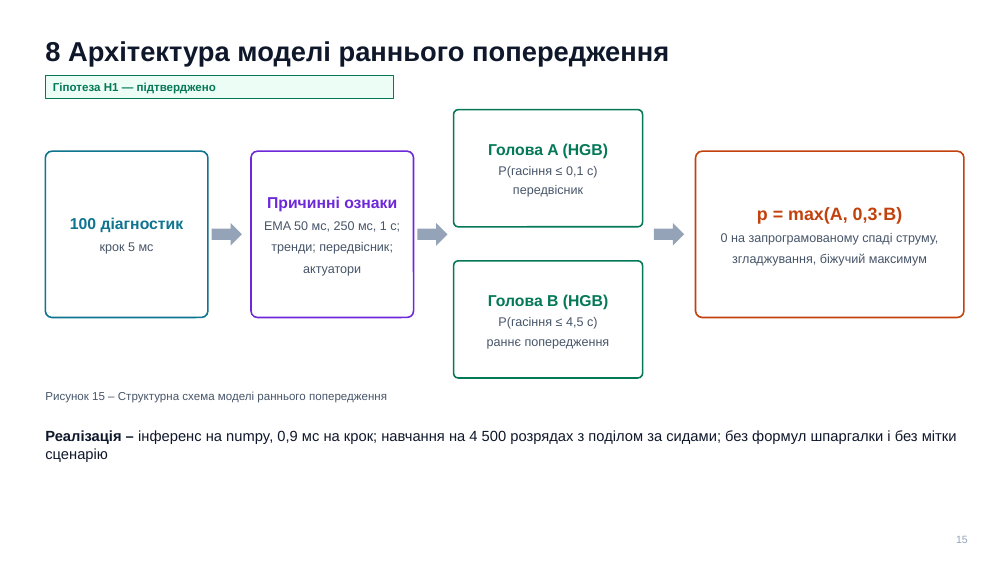
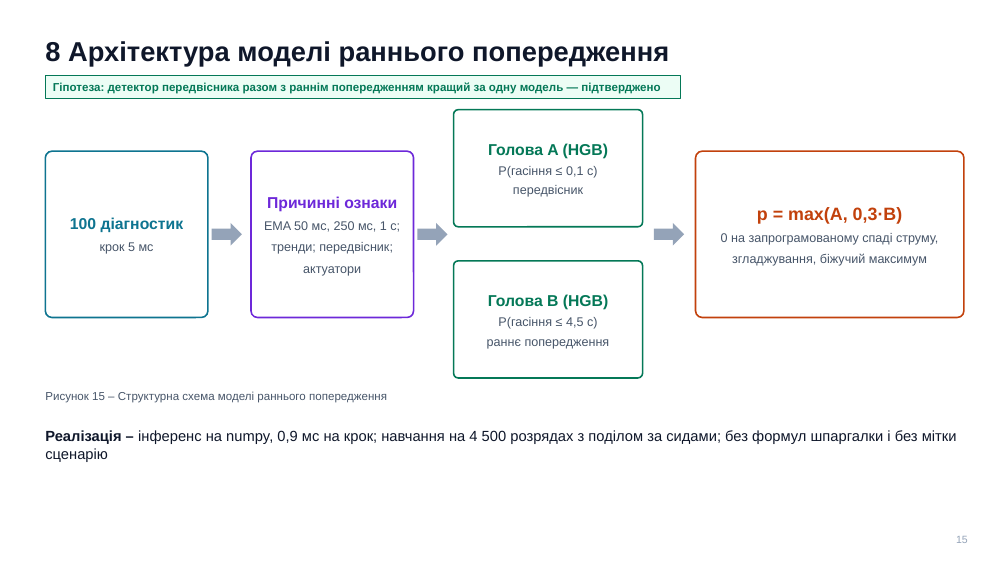
Before and after one commit to llllenah/plasma-disruption-prediction, a slide deck: slide 15 of docs/presentation.pptx. Drawn at 1008x567 pixels with LibreOffice and Linux fonts; fonts in the diff are those of the drawing. Boxes give left, top, right and bottom in pixels: in the first picture for what was removed or moved away, otherwise in the second. Text is boxed around its words. In the diff, an @@ line names an element or a change of style, - is before the commit and + after.

```diff
--- a/docs/presentation.pptx
+++ b/docs/presentation.pptx
@@ rectangle: place and size @@
-rectangle at <box>45,76,393,98</box>
+rectangle at <box>45,76,681,98</box>
@@ text at <box>53,82,660,94</box>: text changed @@
-Гіпотеза H1 — підтверджено
+Гіпотеза: детектор передвісника разом з раннім попередженням кращий за одну модель — підтверджено
```
Also in this commit, not shown: 6 other slides changed, 1 other file.
